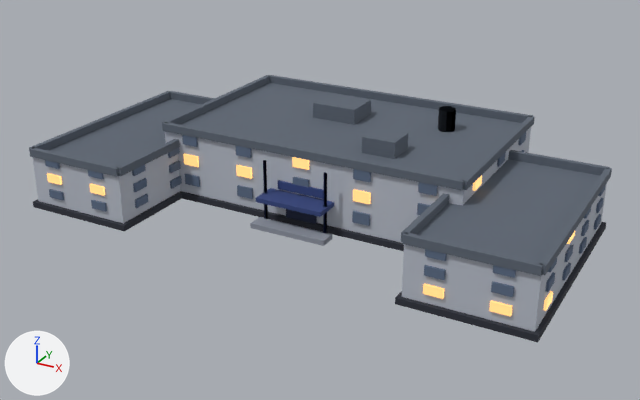
The glTF model models/academic-high.glb: old version first, new version second.
Rendered twice from a 50 mm camera at (78.0, -150.6, 73.4) aimed at (0.4, -9.4, 2.8). Every picture has the same lights, and +X, +Y and +Z are marked at lower left. The first picture is the older version. Vertices at exactly the same position are counted once.
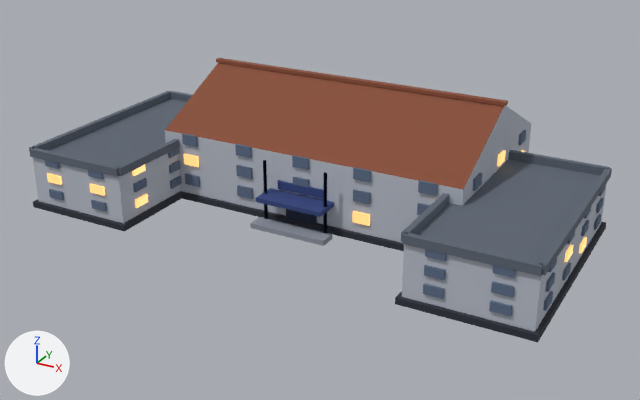
Pixel boxes [x1, y1, x2, y2] of what changed, in the pictures (640 x 400 px):
'Mesh_0', reshaped (6% taller): before [29, 75, 612, 342]; after [29, 58, 612, 342]
part 1 of me_mesh_0, added: after [216, 58, 508, 106]
part 2 of me_mesh_0, deleted (blue): before [162, 75, 535, 191]
part 3 of me_mesh_0, added (brown): after [165, 63, 531, 189]
part 4 of me_mesh_0, recoloured: [132, 150, 587, 262] in both
part 5 of me_mesh_0, recoloured: [236, 157, 575, 317] in both

The change, as a list of edits to the scene's bpy script:
```text
Change me_mesh_0:
    used by ob_mesh_0; location = (0.0, 0.0, 0.0)
    verts and faces of me_mesh_0; kept vertices keep their numbers, new ones are numbered from 1199
    before: 8 (-32.0, 24.0, 14.0), 9 (-32.0, -16.0, 14.0) at pixel (164, 130), 10 (32.0, -16.0, 14.0) at pixel (463, 189), 11 (32.0, 24.0, 14.0)
    remove me_mesh_0.from_pydata(...)  # 1199 vertices, 1794 faces; spans x -51.8..51.8, y -34.8..24.8, z 0.0..18.4
    add me_mesh_0.from_pydata(...)  # 1140 vertices, 1710 faces; spans x -51.8..51.8, y -34.8..24.8, z 0.0..24.2
    me_mesh_0 part 1: a new loose piece, a box spanning x -32.3..32.3, y 3.3..4.7, z 23.55..24.25, in mat_matte
    me_mesh_0 part 2: 7 loose pieces with 69 vertices, spanning x -32.5..32.5, y -16.5..24.5, z 14.0..18.4, are deleted
    me_mesh_0 part 3
    add verts[1199] = (32.0, 4.0, 23.6)
    add verts[1200] = (-32.0, 4.0, 23.6)
    add faces += [(9, 10, 1199), (9, 1199, 1200), (8, 1200, 11), (11, 1200, 1199), (8, 9, 1200), (10, 11, 1199)]  # mat_matte
    me_mesh_0 part 4: 264 faces spanning x -51.5..51.5, y -30.2..24.5, z 3.0..14.1 switch from mat_matte to mat_glow
    me_mesh_0 part 5: 276 faces spanning x -51.5..51.5, y -34.5..24.5, z 3.0..14.1 switch from mat_glow to mat_matte
```
